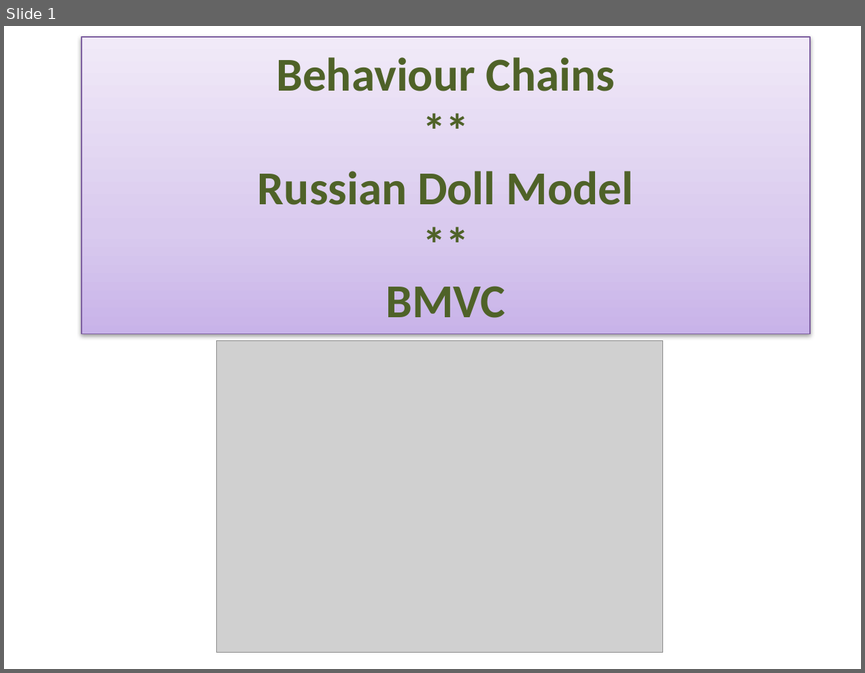
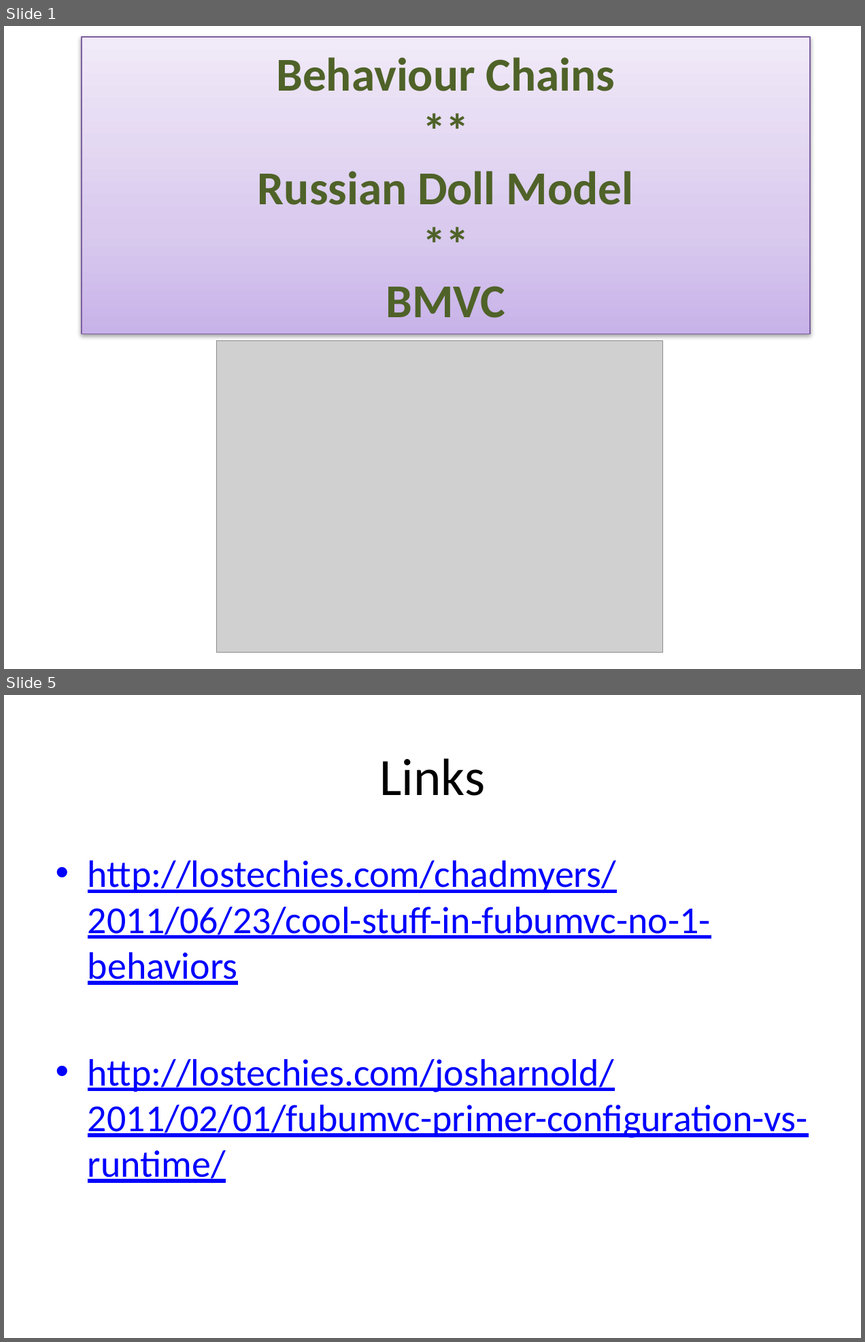
Before and after one commit to NTCoding/BehaviourChainDemo, a slide deck: BehaviourChainDemo/docs/Slides.pptx. Shown one above the other, each under a label of ours: slide 1 before the commit, slides 1 and 5 after it; the slides between them are not shown. The pictures are 865x673 and 865x1342 pixels, drawn with LibreOffice and Linux fonts; fonts in the diff are those of the drawing; grey boxes stand for pictures. Boxes give left, top, right and bottom in pixels: in the first picture for what was removed or moved away, otherwise in the second. Text is boxed around its words. In the diff, an @@ line names an element or a change of style, - is before the commit and + after.

```diff
--- a/BehaviourChainDemo/docs/Slides.pptx
+++ b/BehaviourChainDemo/docs/Slides.pptx
@@ slide 5 added at (4, 695, 861, 1338), background #FFFFFF @@
@@ title added at (379, 758, 485, 796), 44 pt, text #000000 @@
+Links
@@ text added at (88, 860, 808, 1183), 32 pt, text #0000FF, underline @@
+• http://lostechies.com/chadmyers/2011/06/23/cool-stuff-in-fubumvc-no-1-behaviors
+• http://lostechies.com/josharnold/2011/02/01/fubumvc-primer-configuration-vs-runtime/
```
Also in this commit, not shown: 3 slides changed.
